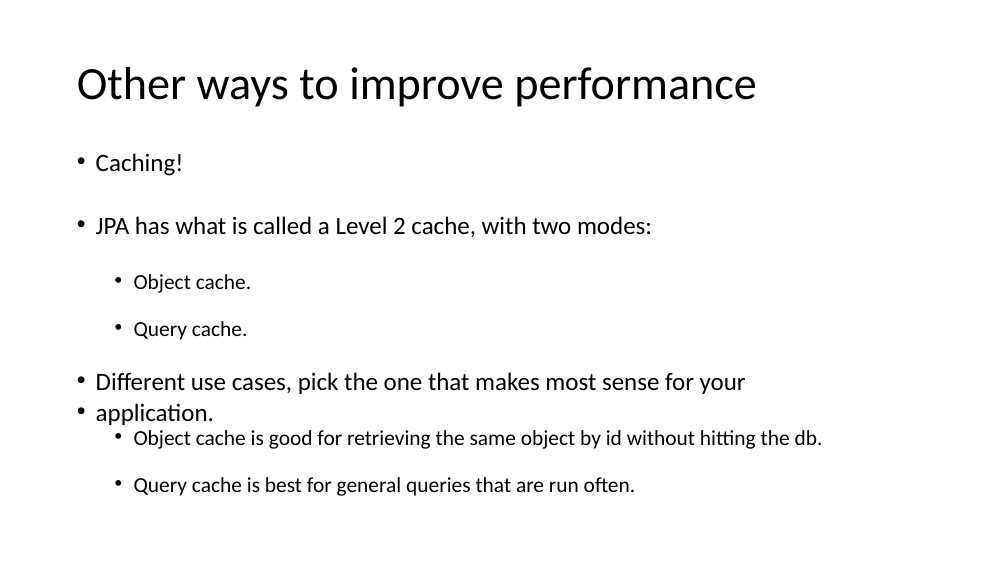
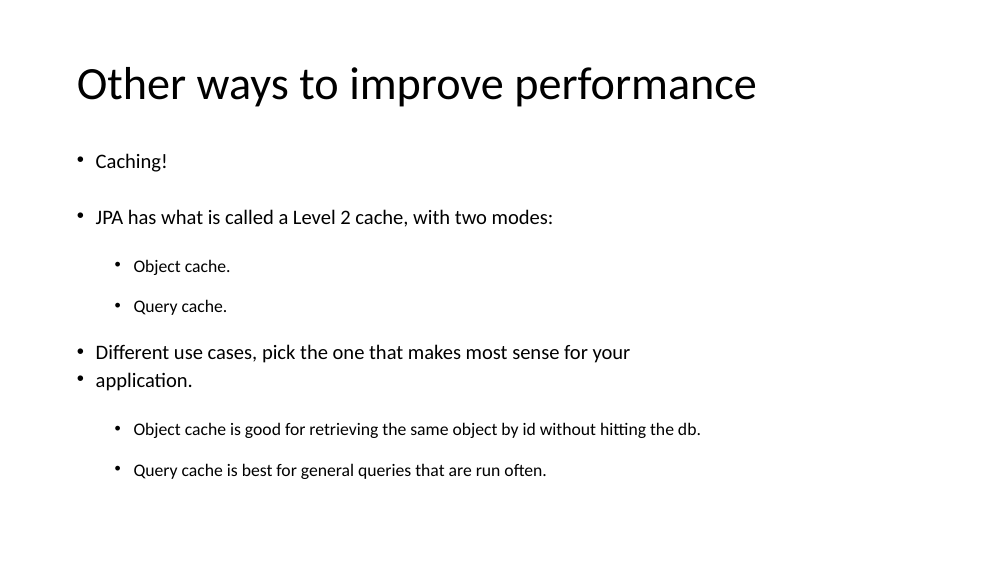
Before and after one commit to sfaria/jpa-demo, a slide deck: slide 19 of JPA-JPQL Query Performance.pptx. Drawn at 1008x567 pixels with LibreOffice and Linux fonts; fonts in the diff are those of the drawing. Boxes give left, top, right and bottom in pixels: in the first picture for what was removed or moved away, otherwise in the second. Text is boxed around its words. In the diff, an @@ line names an element or a change of style, - is before the commit and + after.

```diff
--- a/JPA-JPQL Query Performance.pptx
+++ b/JPA-JPQL Query Performance.pptx
@@ text "Caching!" at (96, 153, 701, 479): size 23.8 to 19.6 pt in "Caching!", "JPA has what is called a Level ...", "Different use cases, pick the one that ...", "application."; size 20.4 to 16.8 pt in "Object cache.", "Query cache.", "Object cache is good for retrieving the ...", "Query cache is best for general queries ..." @@
```
Also in this commit, not shown: 1 other slide changed.
